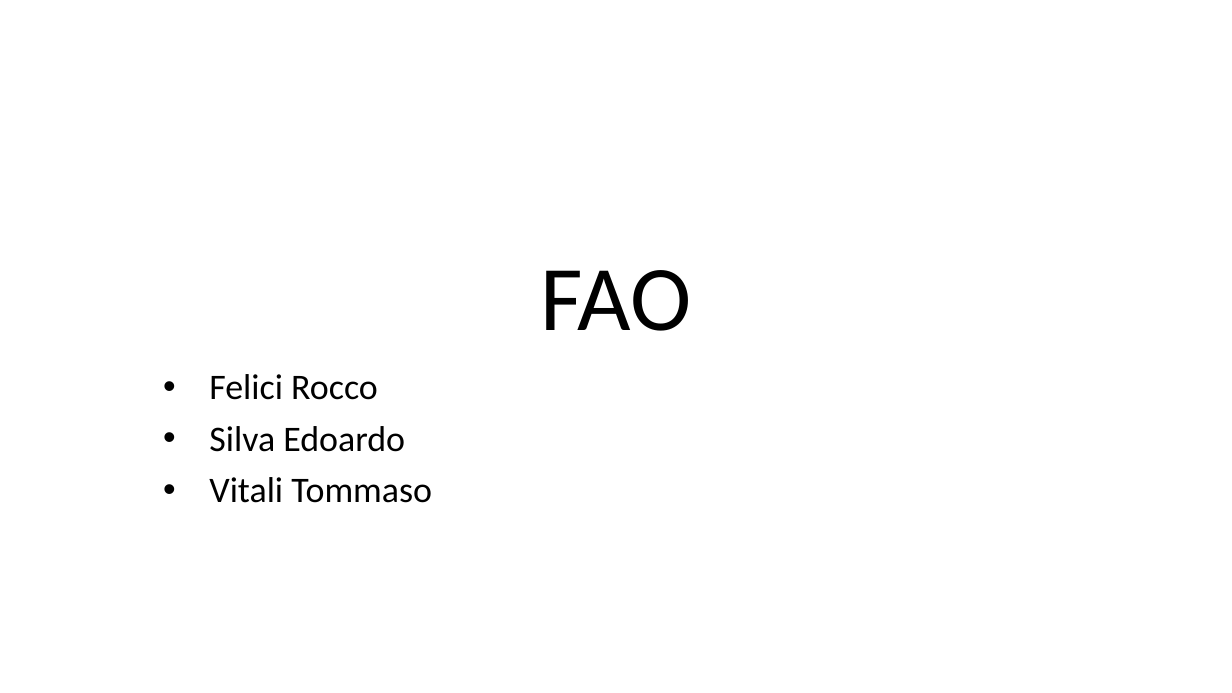
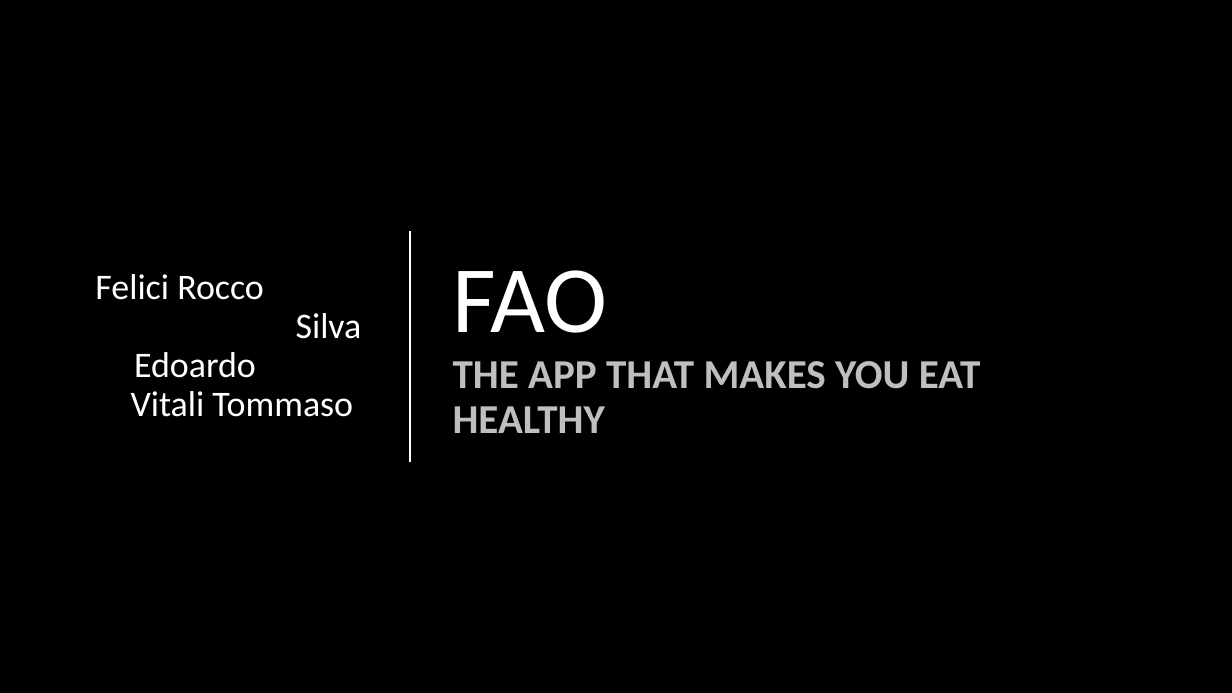
Before and after one commit to tommivitali/MWC2020-Project, a slide deck: slide 1 of presentation/presentazione FAO.pptx. Drawn at 1232x693 pixels with LibreOffice and Linux fonts; fonts in the diff are those of the drawing; background and template pictures are left out. Boxes give left, top, right and bottom in pixels: in the first picture for what was removed or moved away, otherwise in the second. Text is boxed around its words. In the diff, an @@ line names an element or a change of style, - is before the commit and + after.

```diff
--- a/presentation/presentazione FAO.pptx
+++ b/presentation/presentazione FAO.pptx
@@ background #FFFFFF to picture (left out) @@
@@ subtitle "Felici Rocco Silva Edoardo Vitali ..." at (95, 274, 362, 417): vertical alignment top to middle @@
@@ title "FAO THE APP THAT MAKES ..." at (453, 270, 981, 433): vertical alignment bottom to middle @@
@@ line added from (410, 231) to (410, 462), #FFFFFF 1.5 pt @@
@@ subtitle at (95, 274, 362, 417): text changed; text colour #000000 to #FFFFFF @@
-• Felici Rocco
-• Silva Edoardo
-• Vitali Tommaso
+Felici Rocco Silva Edoardo Vitali Tommaso
@@ title at (453, 270, 981, 433): text changed; size 72 to 32 pt; text colour #000000 to #BFBFBF; bold on @@
-FAO
+FAO
+THE APP THAT MAKES YOU EAT HEALTHY
```
Also in this commit, not shown: 3 other slides changed, 1 slide added, 1 slide removed, 5 other files.
